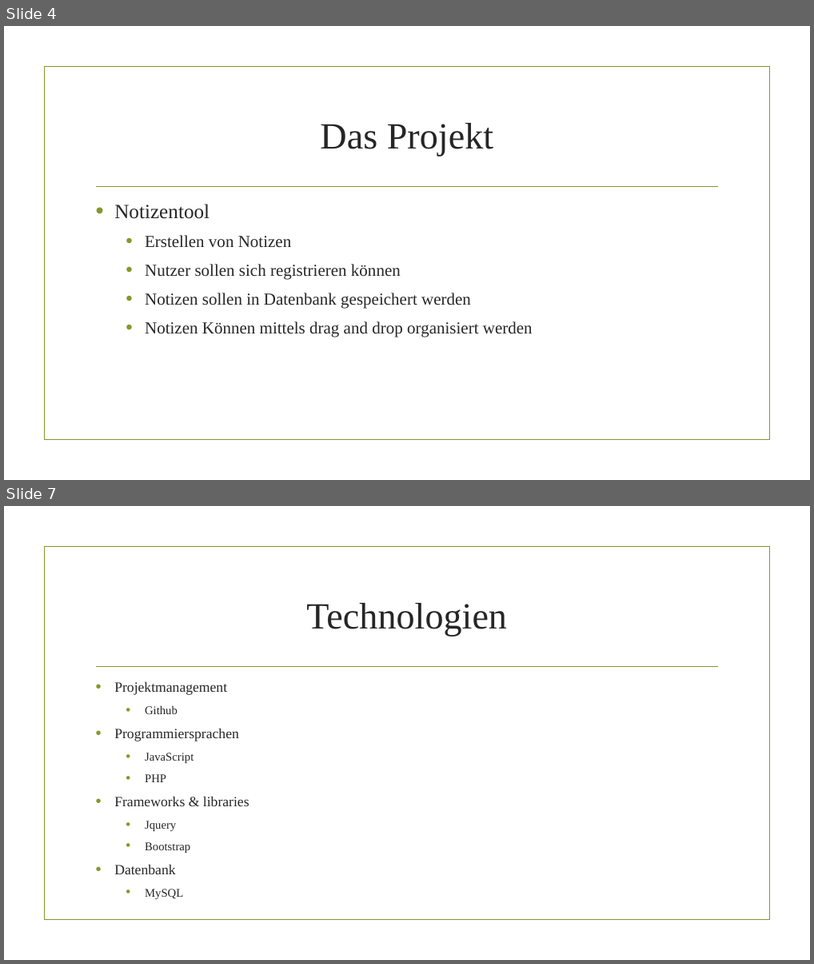
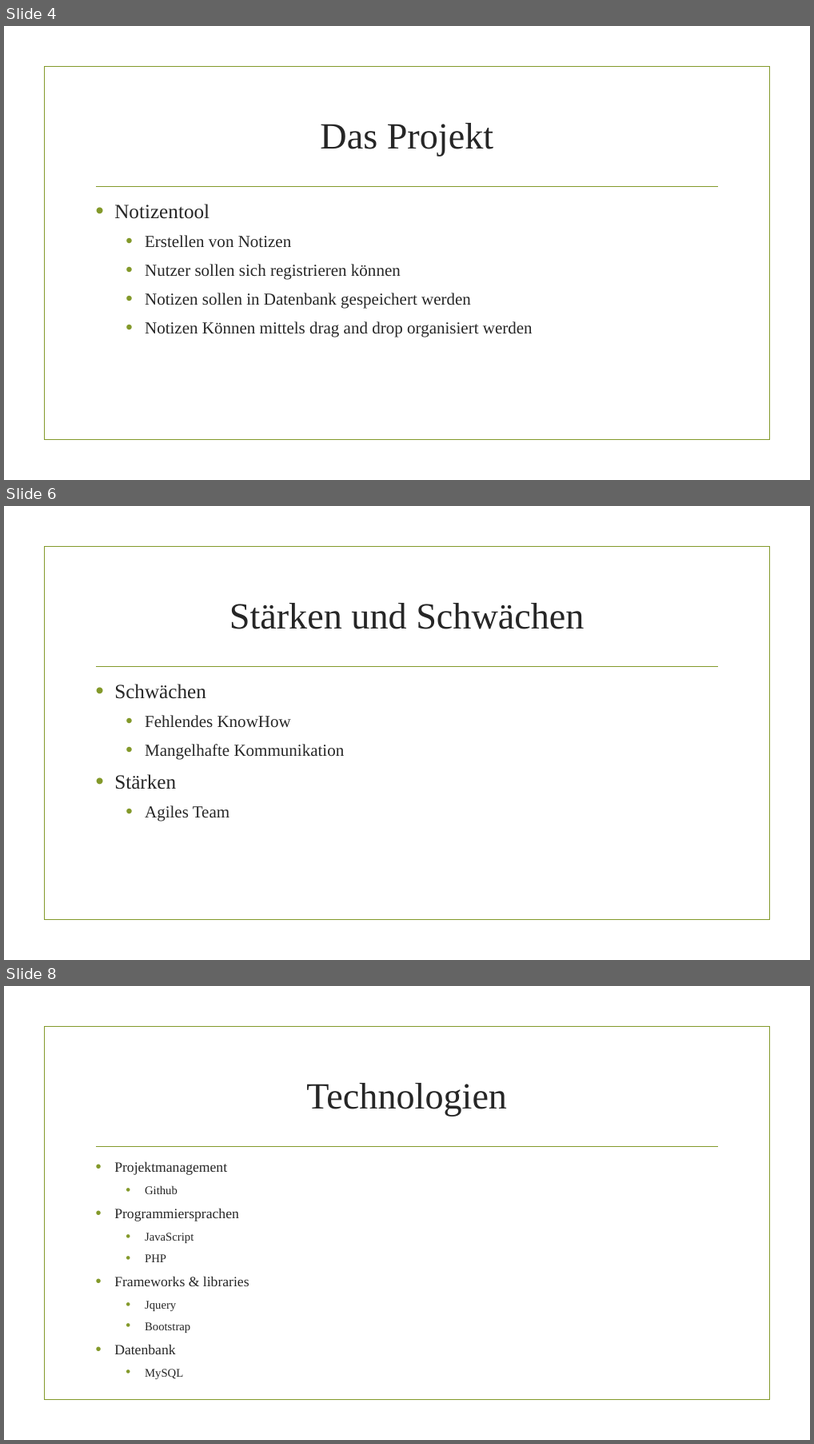
Before and after one commit to danielHPeters/QuickNote, a slide deck: docs/M306-AP15a-Peters-Pra-171030-Projekt Präsentation.pptx. Shown one above the other, each under a label of ours: slides 4 and 7 before the commit, slides 4, 6 and 8 after it; the slides between them are not shown. The pictures are 814x964 and 814x1444 pixels, drawn with LibreOffice and Linux fonts; fonts in the diff are those of the drawing; background and template pictures are left out. Boxes give left, top, right and bottom in pixels: in the first picture for what was removed or moved away, otherwise in the second. Text is boxed around its words. In the diff, an @@ line names an element or a change of style, - is before the commit and + after.

```diff
--- a/docs/M306-AP15a-Peters-Pra-171030-Projekt Präsentation.pptx
+++ b/docs/M306-AP15a-Peters-Pra-171030-Projekt Präsentation.pptx
@@ slide 6 added at [4,506,810,960], background picture (left out); not listed: 2 template elements that a slide beside it also shows @@
@@ title added at [230,603,584,629], 44 pt, text #262626 @@
+Stärken und Schwächen
@@ text added at [114,684,345,821], 20 pt, text #262626 @@
+• Schwächen
+  • Fehlendes KnowHow
+  • Mangelhafte Kommunikation
+• Stärken
+  • Agiles Team
@@ what was slide 7 is now slide 8 @@
```
Also in this commit, not shown: 3 slides changed.
